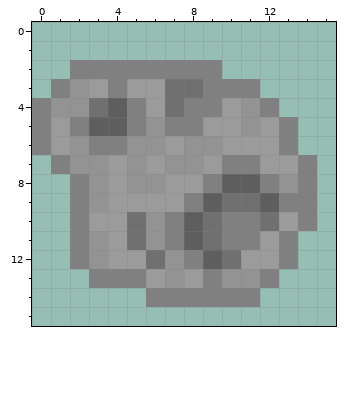
A pixel-art sprite gets an edit: Project/The Sparce/Content/Meteor.png. Above: the version before the commit.
The file is 16x16 pixels. Colours within 5 levels of each other are drawn and written as one.
After the commit:
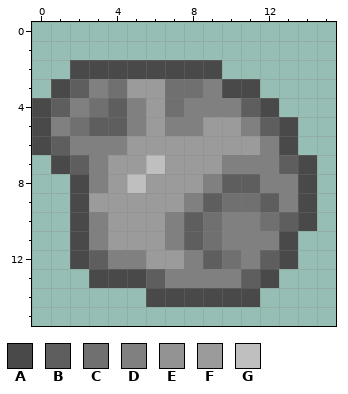
Palette (. is transparent): A #494949  B #5e5e5e  C #707070  D #808080  E #939393  F #9b9b9b  G #bfbfbf
From the commit log: Better Meteors
From old to new:
y 2: x 2..9 DDDDDDDD -> AAAAAAAA
y 3: x 1..4 DEFD -> ABDC; x 10..11 DD -> AA
y 4: x 0..2 DEE -> ABD; x 10..12 FED -> DBA
y 5: x 0..2 DFD -> ADC; x 6 E -> F; x 11..13 EFD -> DBA
y 6: x 0..2 DFE -> ABD; x 5..6 EE -> FF; x 8..9 EE -> FF; x 12..13 FD -> DA
y 7: x 1..3 DEE -> ABD; x 5..8 EFEE -> FGFF; x 12..14 FFD -> DBA
y 8: x 2..3 DE -> AD; x 5..6 EE -> GF; x 13..14 ED -> DA
y 9: x 2..3 DE -> AF; x 14 D -> A
y 10: x 2..3 DF -> AD; x 5..6 CE -> FF; x 13..14 FD -> BA
y 11: x 2..3 DE -> AD; x 5..6 CE -> FF; x 12..13 FD -> DA
y 12: x 2..7 DEFFCE -> ABDDFF; x 11..13 FFD -> DBA
y 13: x 3..8 DDDFEF -> AAABDD; x 10..12 EED -> DBA
y 14: x 6..11 DDDDDD -> AAAAAA
Changed places in both pictures, as pixel boxes (x1, y1, x2, y2):
changed: (32, 60, 317, 307)
